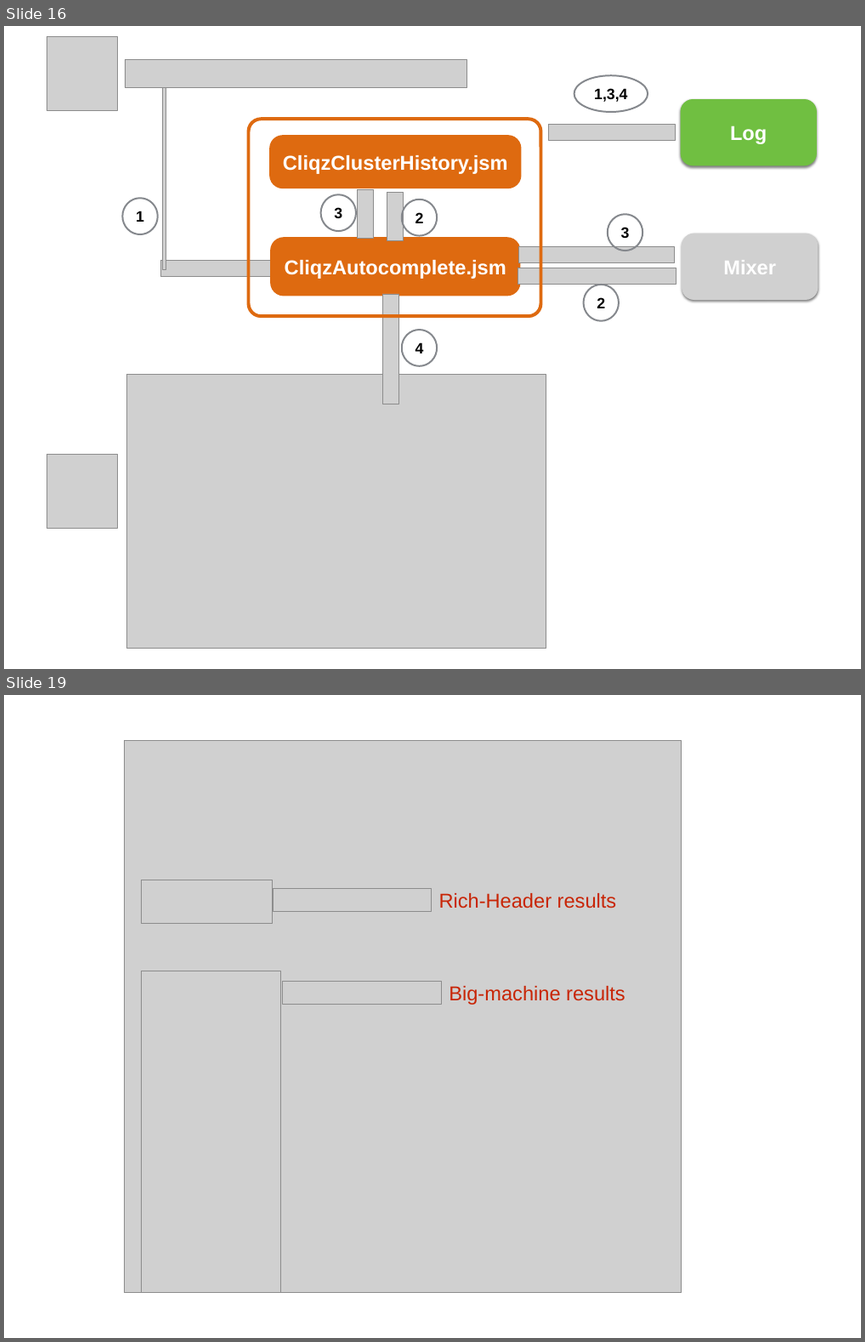
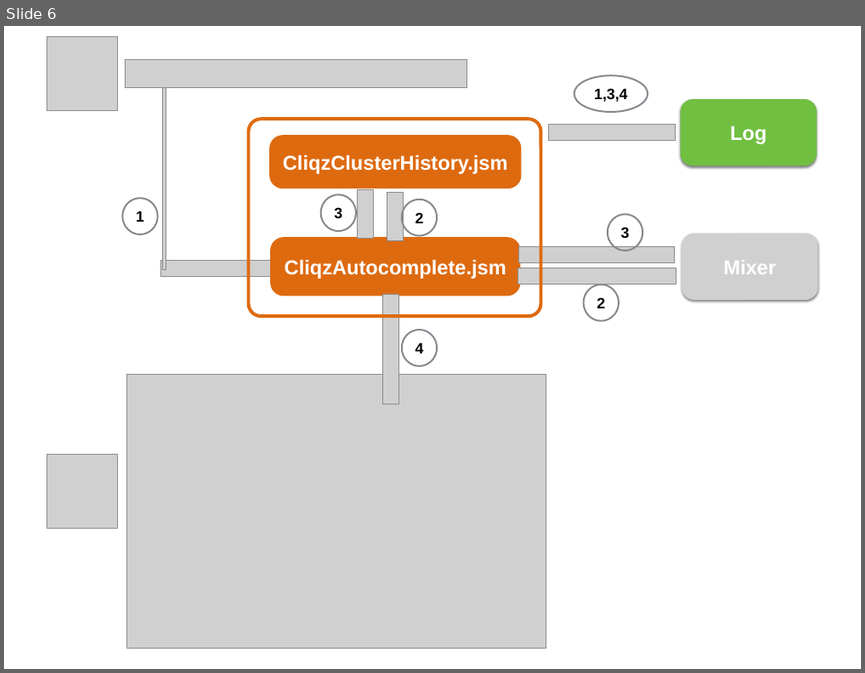
Before and after one commit to chrmod/browser-core, a slide deck: docu/CLIQZ for Firefox - garage0.51.pptx. Shown one above the other, each under a label of ours: slides 16 and 19 before the commit, slide 6 after it; the slides between them are not shown. The pictures are 865x1342 and 865x673 pixels, drawn with LibreOffice and Linux fonts; fonts in the diff are those of the drawing; grey boxes stand for pictures. Boxes give left, top, right and bottom in pixels: in the first picture for what was removed or moved away, otherwise in the second. Text is boxed around its words. In the diff, an @@ line names an element or a change of style, - is before the commit and + after.

```diff
--- a/docu/CLIQZ for Firefox - garage0.51.pptx
+++ b/docu/CLIQZ for Firefox - garage0.51.pptx
@@ slide 19 removed at [4,695,861,1338], background #FFFFFF @@
@@ picture removed at [125,740,681,1292] @@
@@ picture removed at [141,880,272,924] @@
@@ picture removed at [273,889,432,912] @@
@@ text removed at [439,893,617,908] @@
-Rich-Header results
@@ picture removed at [141,971,280,1292] @@
@@ picture removed at [283,981,442,1004] @@
@@ text removed at [449,986,625,1004] @@
-Big-machine results
@@ what was slide 16 is now slide 6 @@
```
Also in this commit, not shown: 3 slides changed, 1 slide added, 21 other slides removed.
